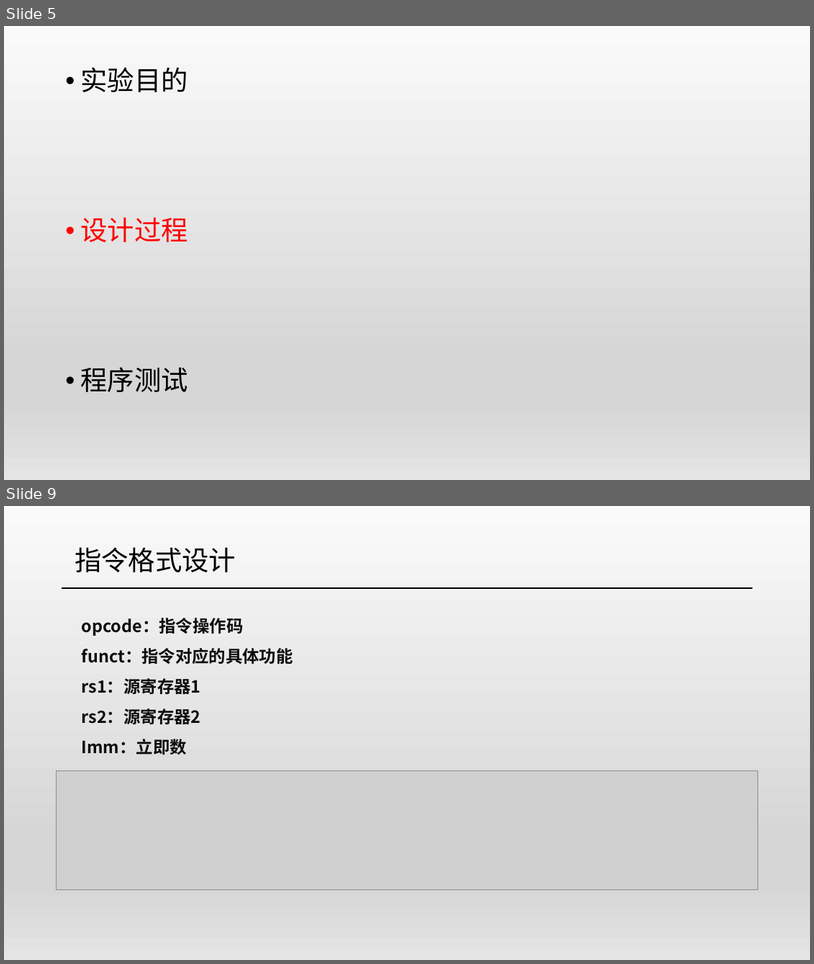
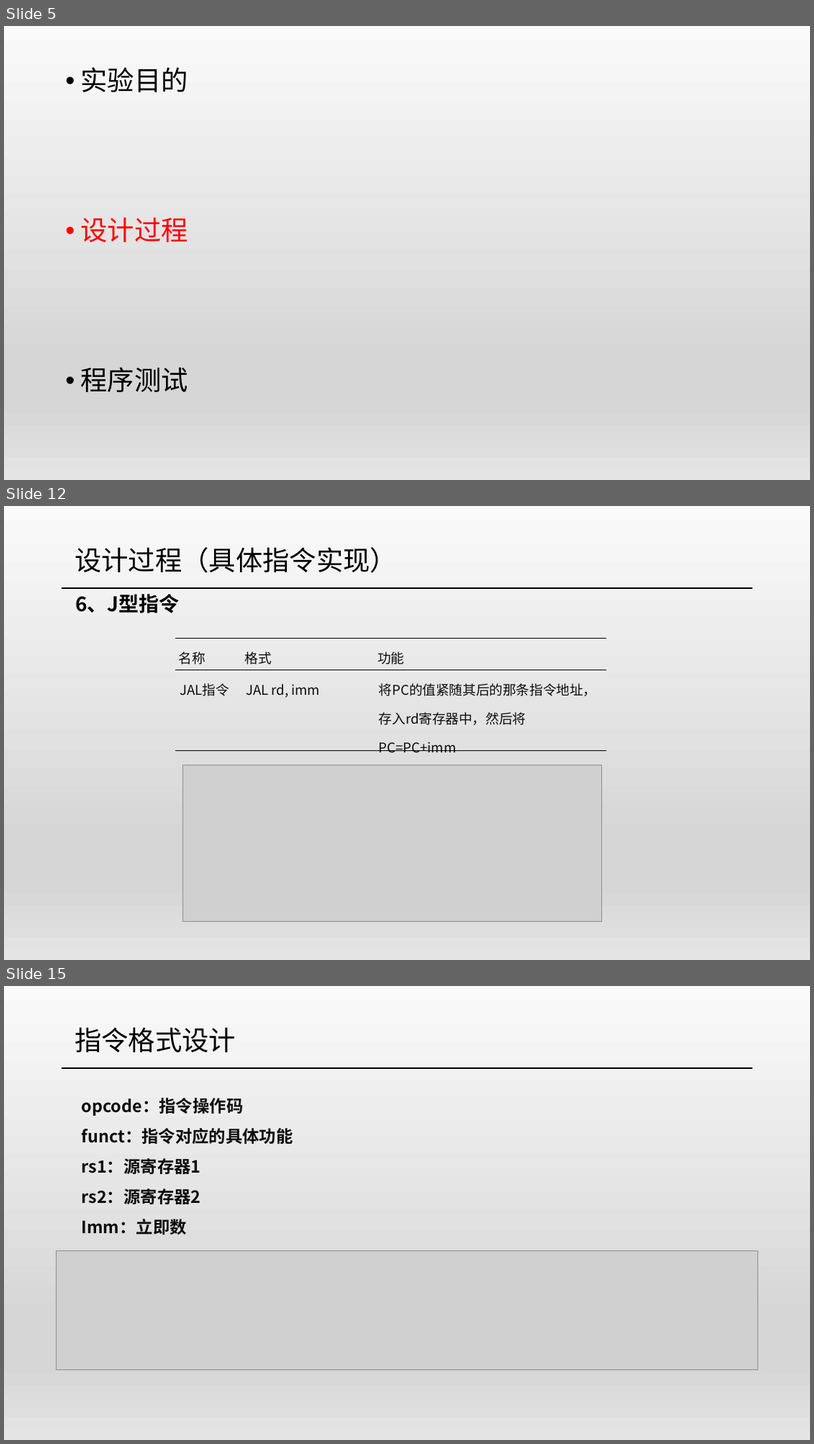
Before and after one commit to xht252/Cyber_RISC, a slide deck: ppt/硬件答辩.pptx. Shown one above the other, each under a label of ours: slides 5 and 9 before the commit, slides 5, 12 and 15 after it; the slides between them are not shown. The pictures are 814x964 and 814x1444 pixels, drawn with LibreOffice and Linux fonts; fonts in the diff are those of the drawing; grey boxes stand for pictures. Boxes give left, top, right and bottom in pixels: in the first picture for what was removed or moved away, otherwise in the second. Text is boxed around its words. In the diff, an @@ line names an element or a change of style, - is before the commit and + after.

```diff
--- a/ppt/硬件答辩.pptx
+++ b/ppt/硬件答辩.pptx
@@ slide 12 added at (4, 506, 810, 960), background gradient #FAFAFA to #D7D7D7 to #E4E4E4 @@
@@ text added at (75, 547, 397, 573), 32 pt, text #000000 @@
+设计过程（具体指令实现）
@@ line added from (62, 588) to (753, 588), #000000 1.5 pt @@
@@ text added at (75, 594, 179, 613), 24 pt, text #000000, bold @@
+6、J型指令
@@ table added at (175, 638, 607, 756), 2 rows, 3 columns @@
+名称 | 格式 | 功能
+JAL指令 | JAL rd, imm | 将PC的值紧随其后的那条指令地址，存入rd寄存器中，然后将PC=PC+imm
@@ picture added at (183, 765, 602, 921) @@
@@ what was slide 9 is now slide 15 @@
```
Also in this commit, not shown: 2 slides changed, 6 other slides added, 1 slide removed.
